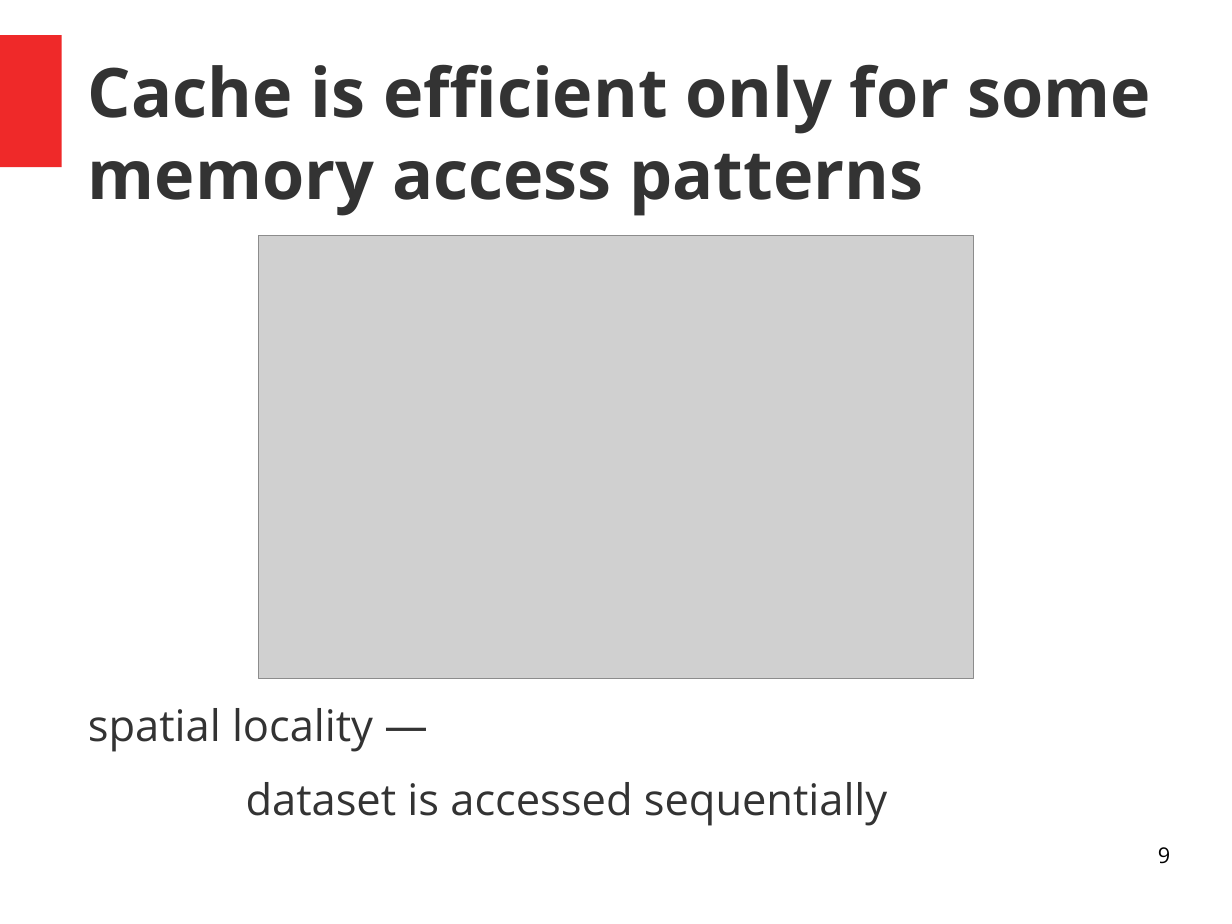
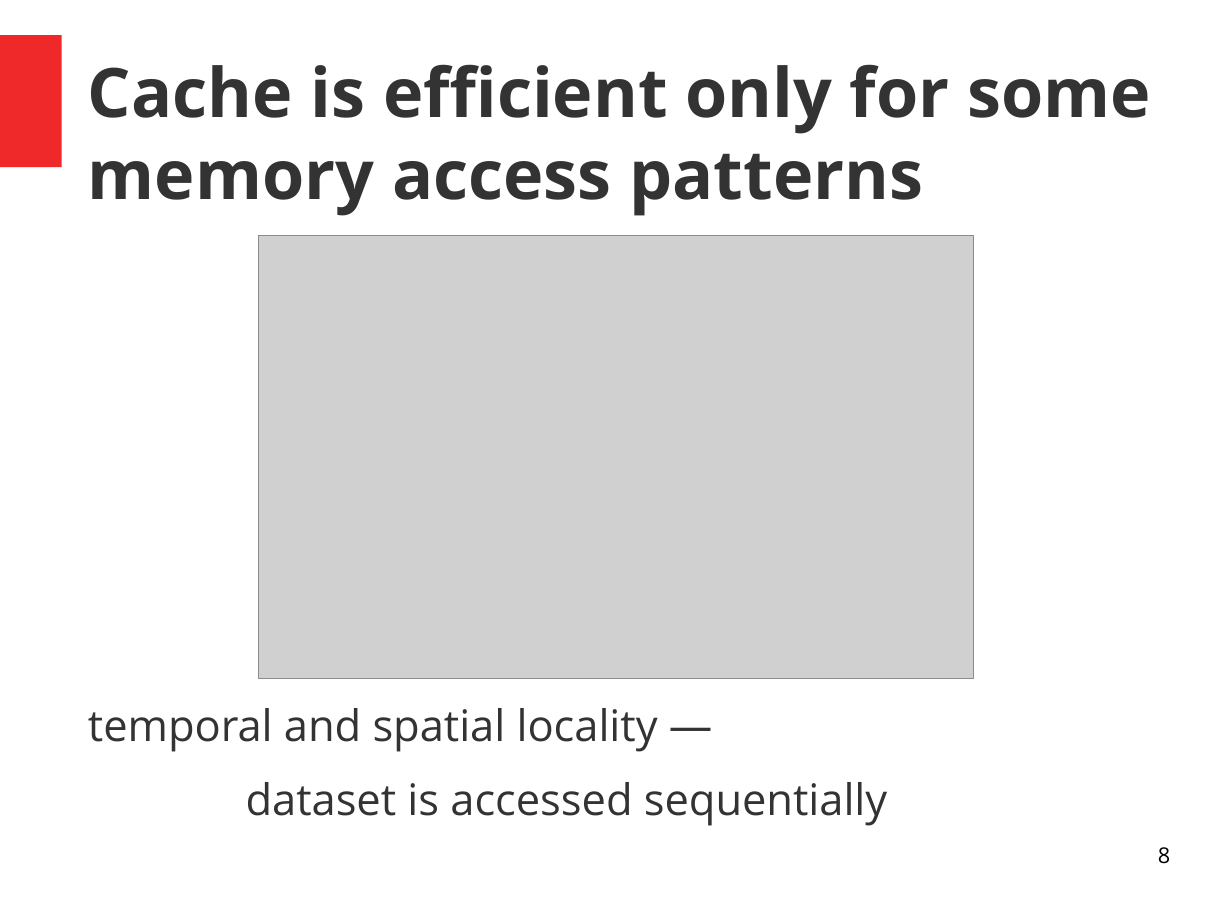
Before and after one commit to ASPP/MemoryBoundComputations, a slide deck: slide 8 of lecture/memory_bound_computations.odp (slide 9 before the commit). Drawn at 1232x924 pixels with LibreOffice and Linux fonts; fonts in the diff are those of the drawing; grey boxes stand for pictures. Boxes give left, top, right and bottom in pixels: in the first picture for what was removed or moved away, otherwise in the second. Text is boxed around its words. In the diff, an @@ line names an element or a change of style, - is before the commit and + after.

```diff
--- a/lecture/memory_bound_computations.odp
+++ b/lecture/memory_bound_computations.odp
@@ text at bbox=[88, 708, 658, 752]: text changed @@
-spatial locality —
+temporal and spatial locality —
@@ page number at bbox=[1158, 847, 1170, 864]: text changed @@
-9
+8
```
Also in this commit, not shown: 5 other slides changed, 4 slides added.
